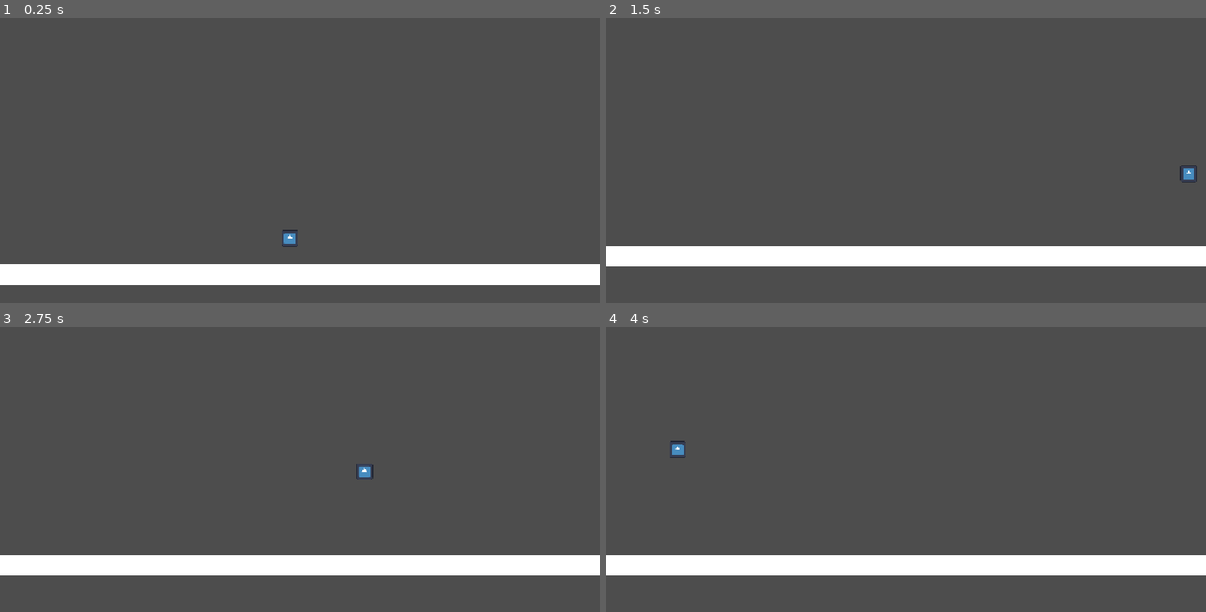
Above: before the commit, frames 1-4 (two rows, left to right).
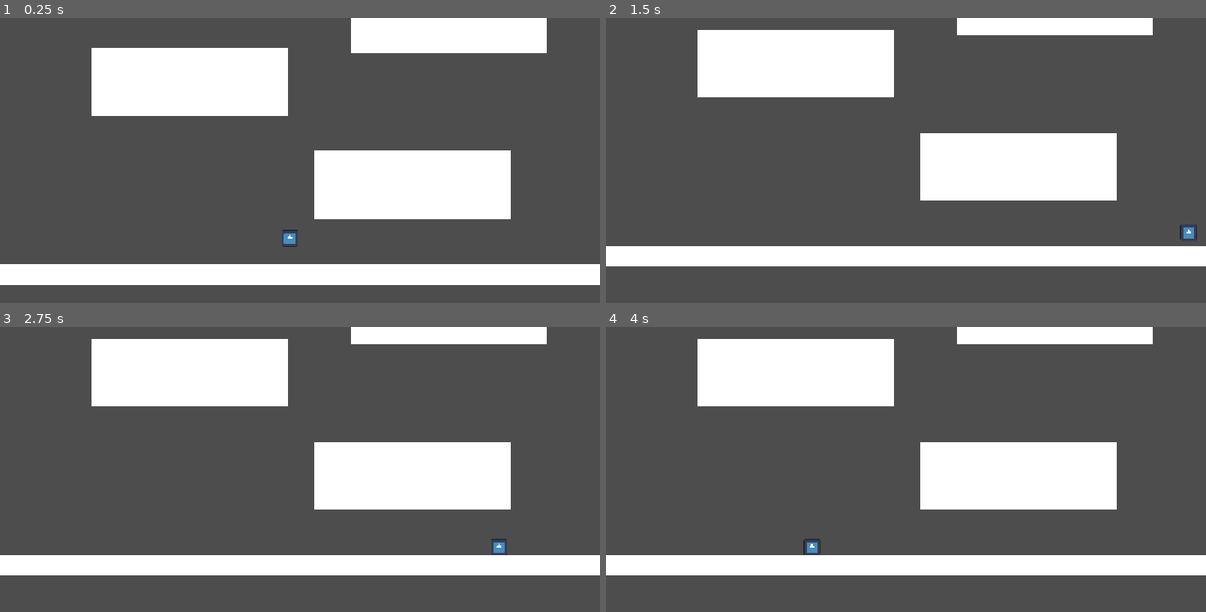
Above: after the commit, the same moments.

Repository: blocks1245/icecubes-gmtk-2026
Game: Godot game, scene res://Scenes/level.tscn
Two runs of this game, one before a commit and one after it. Both use one fixed random seed, a clock stepped at 60 frames per second and the inputs below. The engine's default icon, where the game draws it, is replaced by a stand-in: a white triangle on a blue panel in a dark square.
Inputs:
- Up to frame 1 (0.25 s): no input
- Up to frame 2 (1.5 s): tap Enter (ui_accept) at 0.5, 0.6, 0.77, 1.07, 1.35 s
- Up to frame 3 (2.75 s): tap Enter (ui_accept) at 1.52, 1.82, 2.1 s
- Up to frame 4 (4 s): tap Enter (ui_accept) at 2.85, 3.02, 3.32, 3.6, 3.77 s

The runs differ from the first frame. In frame 1, 20% of the frame differs, in the area x 15-92%, y 0-71%; in frame 2, 18%; in frame 3, 18%; in frame 4, 18%.

Commit message:
Victory Collider and Changed states enum

Diff:
--- a/Scenes/level.tscn
+++ b/Scenes/level.tscn
@@ -2,6 +2,7 @@
 
 [ext_resource type="Script" uid="uid://vwjw12bw7cki" path="res://Scripts/level.gd" id="1_k5f4k"]
 [ext_resource type="PackedScene" uid="uid://4scqktucxlpw" path="res://Scenes/player.tscn" id="1_tumq0"]
+[ext_resource type="PackedScene" uid="uid://yphubp8w2ii5" path="res://Scenes/victory_collider.tscn" id="2_6phgx"]
 
 [sub_resource type="RectangleShape2D" id="RectangleShape2D_nw5an"]
 size = Vector2(1172, 20)
@@ -12,6 +13,9 @@
 [sub_resource type="WorldBoundaryShape2D" id="WorldBoundaryShape2D_ubc3u"]
 normal = Vector2(-1, 0)
 distance = -1151.0
+
+[sub_resource type="RectangleShape2D" id="RectangleShape2D_ubc3u"]
+size = Vector2(375, 129.5)
 
 [node name="Level" type="Node2D" unique_id=1279613242]
 script = ExtResource("1_k5f4k")
@@ -35,6 +39,49 @@
 [node name="CollisionShape2D3" type="CollisionShape2D" parent="StaticBody2D" unique_id=1926350670]
 shape = SubResource("WorldBoundaryShape2D_ubc3u")
 
+[node name="CollisionShape2D4" type="CollisionShape2D" parent="StaticBody2D" unique_id=489165470]
+position = Vector2(792, 384)
+shape = SubResource("RectangleShape2D_ubc3u")
+
+[node name="ColorRect" type="ColorRect" parent="StaticBody2D/CollisionShape2D4" unique_id=590485740]
+offset_left = -189.0
+offset_top = -65.0
+offset_right = 188.0
+offset_bottom = 66.0
+
+[node name="CollisionShape2D5" type="CollisionShape2D" parent="StaticBody2D" unique_id=255306103]
+position = Vector2(268, -231)
+shape = SubResource("RectangleShape2D_ubc3u")
+
+[node name="ColorRect" type="ColorRect" parent="StaticBody2D/CollisionShape2D5" unique_id=1738097644]
+offset_left = -186.0
+offset_top = -60.0
+offset_right = 191.0
+offset_bottom = 71.0
+
+[node name="VictoryCollider" parent="StaticBody2D/CollisionShape2D5" unique_id=1196889895 instance=ExtResource("2_6phgx")]
+position = Vector2(352, 102)
+
+[node name="CollisionShape2D6" type="CollisionShape2D" parent="StaticBody2D" unique_id=1869560726]
+position = Vector2(860, 68)
+shape = SubResource("RectangleShape2D_ubc3u")
+
+[node name="ColorRect" type="ColorRect" parent="StaticBody2D/CollisionShape2D6" unique_id=825526670]
+offset_left = -187.0
+offset_top = -67.0
+offset_right = 190.0
+offset_bottom = 64.0
+
+[node name="CollisionShape2D7" type="CollisionShape2D" parent="StaticBody2D" unique_id=207563675]
+position = Vector2(364, 186)
+shape = SubResource("RectangleShape2D_ubc3u")
+
+[node name="ColorRect" type="ColorRect" parent="StaticBody2D/CollisionShape2D7" unique_id=1977298681]
+offset_left = -188.0
+offset_top = -65.0
+offset_right = 189.0
+offset_bottom = 66.0
+
 [node name="Player" parent="." unique_id=1450827021 instance=ExtResource("1_tumq0")]
 position = Vector2(444, 459)
 
--- /dev/null
+++ b/Scenes/victory_collider.tscn
@@ -0,0 +1,29 @@
+[gd_scene format=3 uid="uid://yphubp8w2ii5"]
+
+[ext_resource type="Script" uid="uid://qduod3e5yi1v" path="res://Scripts/victory_collider.gd" id="1_nw17d"]
+
+[sub_resource type="RectangleShape2D" id="RectangleShape2D_nw5an"]
+size = Vector2(52, 46)
+
+[node name="VictoryCollider" type="Node2D" unique_id=1196889895]
+script = ExtResource("1_nw17d")
+
+[node name="Area2D" type="Area2D" parent="." unique_id=935800656]
+
+[node name="CollisionShape2D" type="CollisionShape2D" parent="Area2D" unique_id=2106161845]
+shape = SubResource("RectangleShape2D_nw5an")
+
+[node name="ColorRect" type="ColorRect" parent="." unique_id=579494678]
+offset_left = -21.0
+offset_top = -21.0
+offset_right = 19.0
+offset_bottom = 19.0
+color = Color(0, 1, 0, 1)
+
+[node name="Label" type="Label" parent="." unique_id=1495948176]
+visible = false
+offset_left = -30.0
+offset_top = -60.0
+offset_right = 38.0
+offset_bottom = -37.0
+text = "You Win!"
--- a/Scripts/player.gd
+++ b/Scripts/player.gd
@@ -3,7 +3,8 @@
 
 var direction: int #player direction
 
-enum states {
+#valid states
+enum {
 	STATE_RUNNING,
 	STATE_FALLING,
 	STATE_WALLCLINGING,
@@ -11,7 +12,9 @@
 	STATE_WALLRUNNING
 }
 
+#current state
 var playerstate: int
+
 #which direction (const for clarity)
 const LEFT = -1
 const RIGHT = 1
@@ -23,7 +26,7 @@
 
 #processed once on start of scene
 func _ready() -> void:
-	playerstate = states.STATE_RUNNING
+	playerstate = STATE_RUNNING
 	direction = RIGHT
 
 #processed every physics frame (every frame)
@@ -51,40 +54,40 @@
 #and follow what movement should be done and you'll see how it works
 func StateMachine():
 	match playerstate:
-		states.STATE_RUNNING:
+		STATE_RUNNING:
 			if Input.is_action_just_pressed("ui_accept") and is_on_floor():
 				velocity.y = JUMP_VELOCITY
 			velocity.x = direction * SPEED
 
 			if is_on_floor() and is_on_wall():
-				playerstate = states.STATE_WALLRUNNING
+				playerstate = STATE_WALLRUNNING
 			elif !is_on_floor() and is_on_wall():
-				playerstate = states.STATE_WALLCLINGING
+				playerstate = STATE_WALLCLINGING
 
-		states.STATE_FALLING:
+		STATE_FALLING:
 			if is_on_floor():
-				playerstate = states.STATE_RUNNING
+				playerstate = STATE_RUNNING
 			elif is_on_wall():
-				playerstate = states.STATE_WALLCLINGING
+				playerstate = STATE_WALLCLINGING
 
-		states.STATE_WALLCLINGING:
+		STATE_WALLCLINGING:
 			if !is_on_wall():
-				playerstate = states.STATE_RUNNING
+				playerstate = STATE_RUNNING
 			if Input.is_action_just_pressed("ui_accept"):
-				playerstate = states.STATE_WALLJUMPED
+				playerstate = STATE_WALLJUMPED
 				velocity.y = WALLJUMP_VELOCITY
 				InvertMoveDirection()
 			if is_on_floor():
-				playerstate = states.STATE_RUNNING
+				playerstate = STATE_RUNNING
 				InvertMoveDirection()
 
-		states.STATE_WALLJUMPED:
+		STATE_WALLJUMPED:
 			if is_on_floor():
-				playerstate = states.STATE_RUNNING
+				playerstate = STATE_RUNNING
 			elif is_on_wall():
-				playerstate = states.STATE_WALLCLINGING
+				playerstate = STATE_WALLCLINGING
 			velocity.x = direction * SPEED
 
-		states.STATE_WALLRUNNING:
+		STATE_WALLRUNNING:
 			velocity.y = JUMP_VELOCITY
-			playerstate = states.STATE_FALLING
+			playerstate = STATE_FALLING
--- /dev/null
+++ b/Scripts/victory_collider.gd
@@ -0,0 +1,14 @@
+extends Node2D
+
+
+# Called when the node enters the scene tree for the first time.
+func _ready() -> void:
+	$Area2D.connect("body_entered", Callable(self, "WinLevel"))
+
+# Called every frame. 'delta' is the elapsed time since the previous frame.
+func _process(_delta: float) -> void:
+	pass
+
+func WinLevel(_body: Node2D):
+	$Label.visible = true
+	get_tree().paused = true
Not shown, added: Scripts/victory_collider.gd.uid
